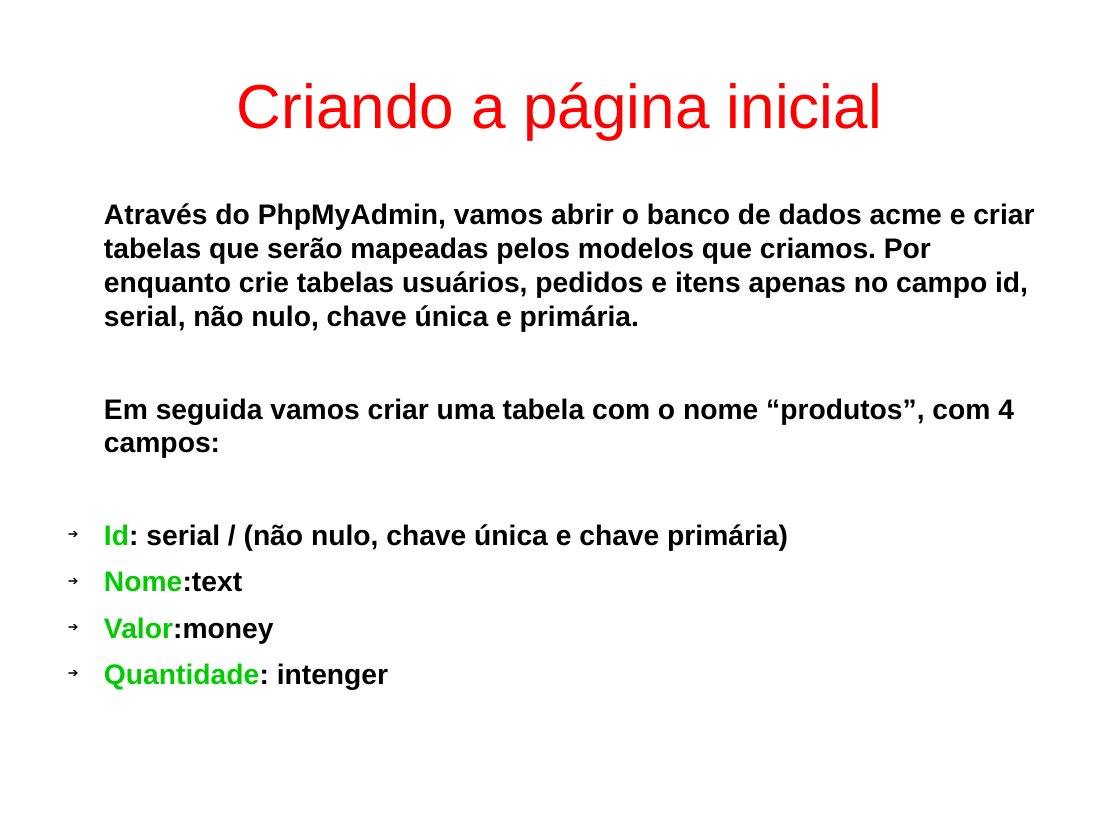
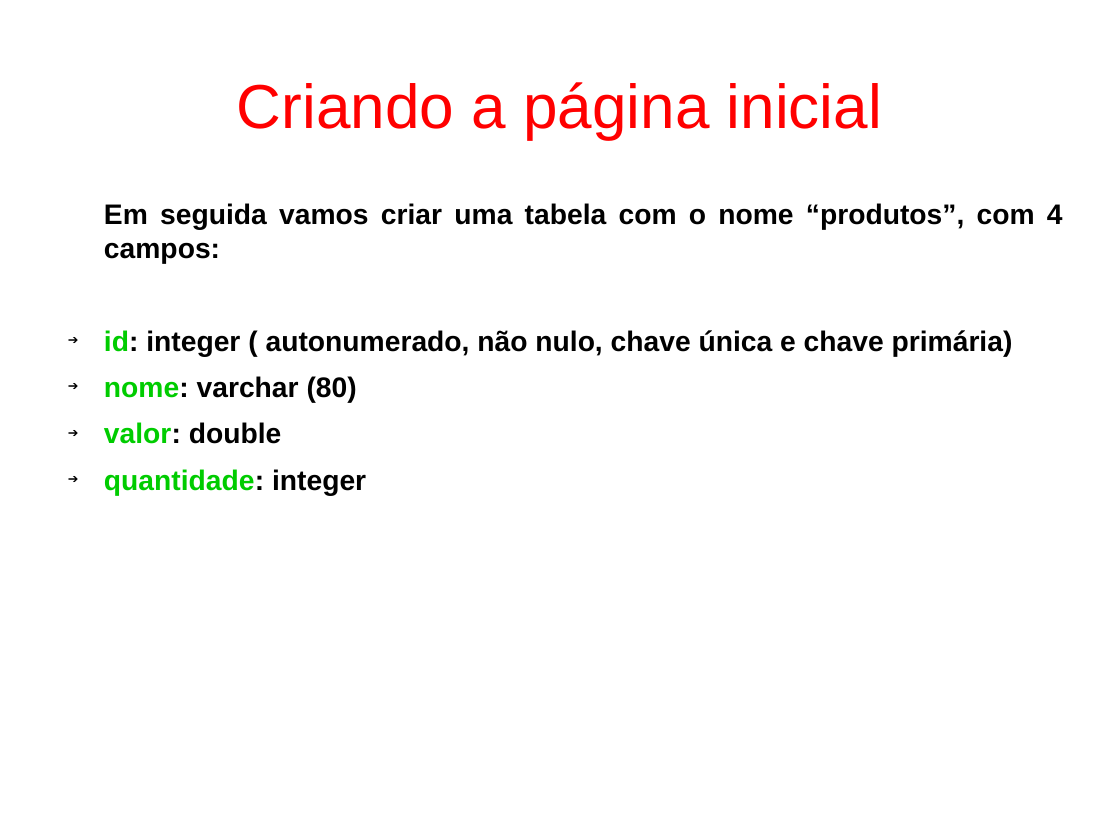
Before and after one commit to fgsl/lojasacme, a slide deck: slide 42 of docs/tutorial.odp (slide 26 before the commit). Drawn at 1120x840 pixels with LibreOffice and Linux fonts; fonts in the diff are those of the drawing. Boxes give left, top, right and bottom in pixels: in the first picture for what was removed or moved away, otherwise in the second. Text is boxed around its words. In the diff, an @@ line names an element or a change of style, - is before the commit and + after.

```diff
--- a/docs/tutorial.odp
+++ b/docs/tutorial.odp
@@ text at (x1=104, y1=203, x2=1034, y2=332): paragraph removed @@
-Através do PhpMyAdmin, vamos abrir o banco de dados acme e criar tabelas que serão mapeadas pelos modelos que criamos. Por enquanto crie tabelas usuários, pedidos e itens apenas no campo id, serial, não nulo, chave única e primária.
@@ text at (x1=104, y1=203, x2=1063, y2=264): alignment left to justified @@
@@ text at (x1=104, y1=330, x2=1013, y2=496): text changed @@
-➔ Id: serial / (não nulo, chave única e chave primária)
-➔ Nome:text
-➔ Valor:money
-➔ Quantidade: intenger
+➔ id: integer ( autonumerado, não nulo, chave única e chave primária)
+➔ nome: varchar (80)
+➔ valor: double
+➔ quantidade: integer
```
Also in this commit, not shown: 62 other slides changed, 26 slides added, 11 slides removed, 17 other files.
